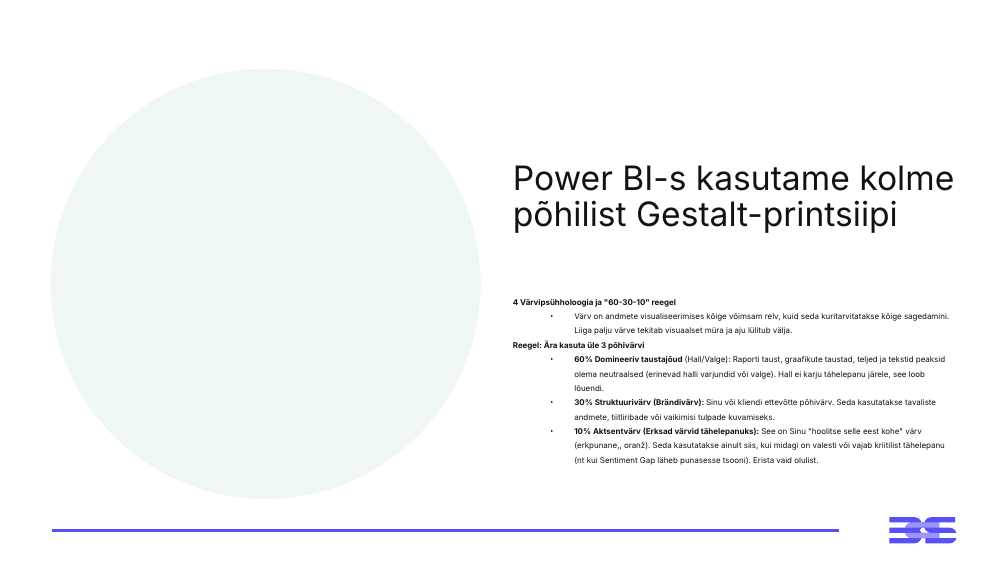
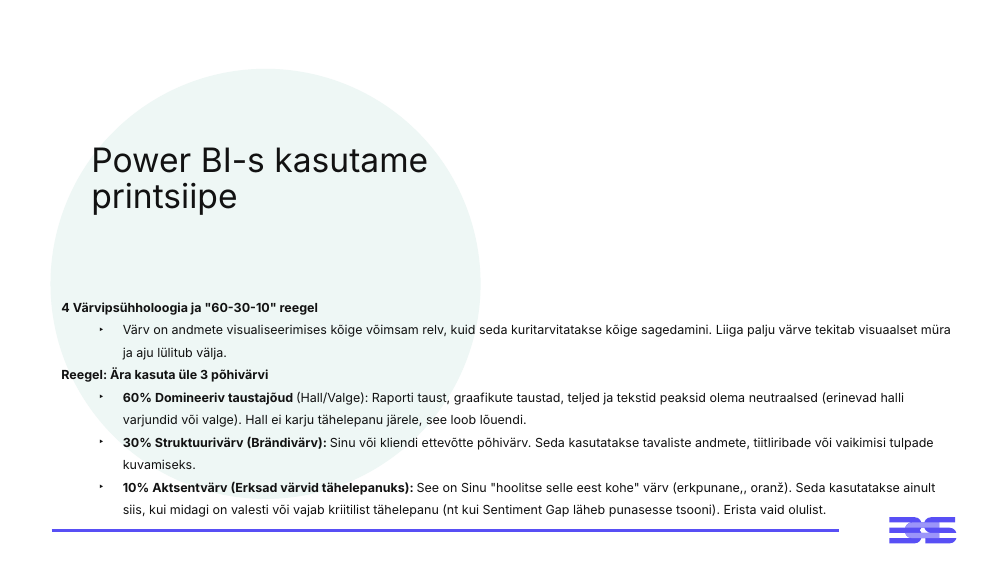
Before and after one commit to emilieabel/andmetarkus, a slide deck: slide 24 of Materjalid/Day3 M Visuaalid Andmelugu/3-paev-andmetarkus-esitlus.pptx (slide 23 before the commit). Drawn at 1008x567 pixels with LibreOffice and Linux fonts; fonts in the diff are those of the drawing. Boxes give left, top, right and bottom in pixels: in the first picture for what was removed or moved away, otherwise in the second. Text is boxed around its words. In the diff, an @@ line names an element or a change of style, - is before the commit and + after.

```diff
--- a/Materjalid/Day3 M Visuaalid Andmelugu/3-paev-andmetarkus-esitlus.pptx
+++ b/Materjalid/Day3 M Visuaalid Andmelugu/3-paev-andmetarkus-esitlus.pptx
@@ title at (91, 147, 428, 215): text changed @@
-Power BI-s kasutame kolme põhilist Gestalt-printsiipi
+Power BI-s kasutame printsiipe
@@ text "4 Värvipsühholoogia ja "60-30-10" reegel": place and size @@
-text "4 Värvipsühholoogia ja "60-30-10" reegel" at (513, 298, 949, 465)
+text "4 Värvipsühholoogia ja "60-30-10" reegel" at (61, 302, 951, 517)
@@ text "4 Värvipsühholoogia ja "60-30-10" reegel" at (61, 302, 951, 517): size 7.6 to 11.9 pt @@
```
Also in this commit, not shown: 14 other slides changed, 4 slides added, 4 slides removed, 4 other files.
